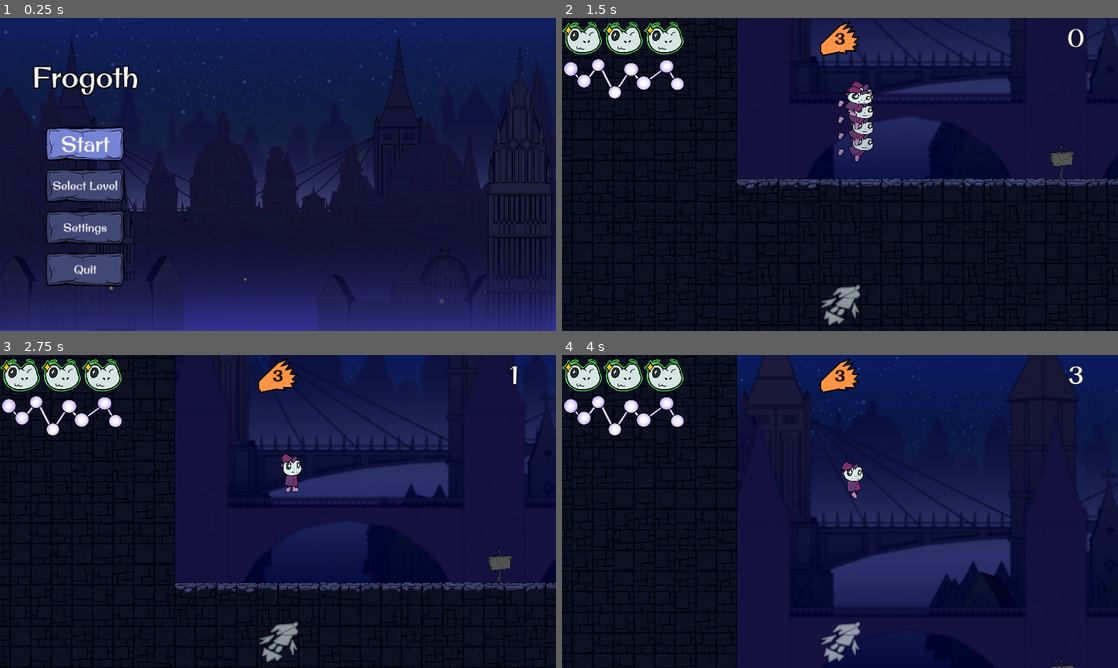
Above: before the commit, frames 1-4 (two rows, left to right).
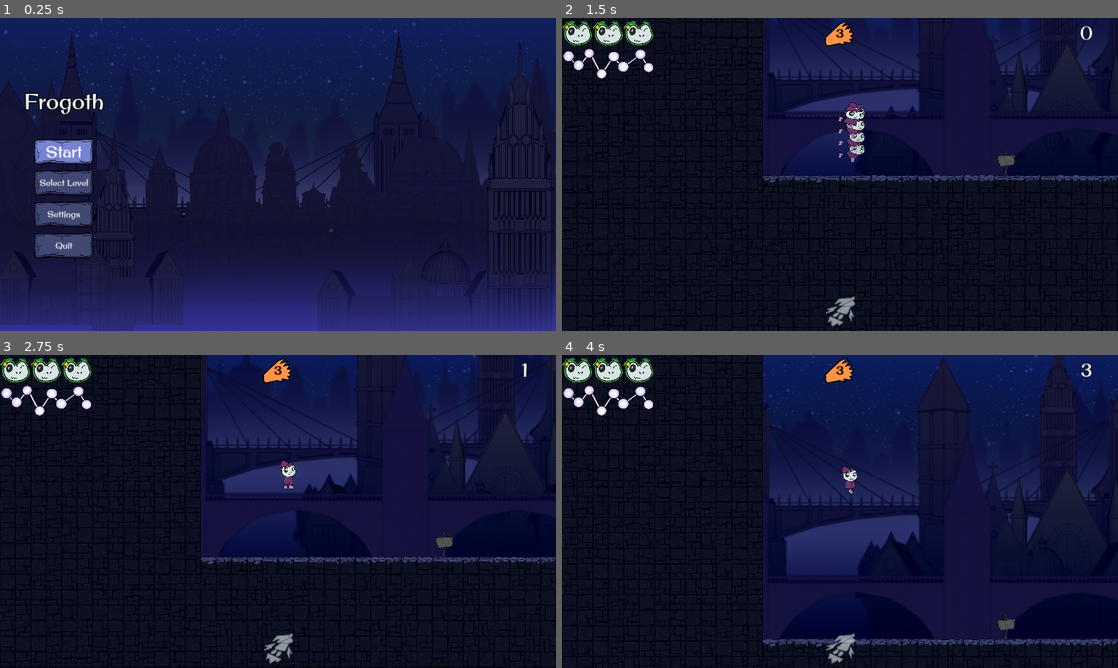
Above: after the commit, the same moments.

Repository: DerBrotDoktor/Frogoth
Game: Godot game, scene res://scenes/main/main.tscn
Same seed, same stepped clock (60 frames per second), same inputs: the game is played once before the commit and once after it.
Inputs:
- Up to frame 1 (0.25 s): no input
- Up to frame 2 (1.5 s): click "Start" at 0.5 s; hold W (up) from 1.28 s (still down); tap Shift (dash) at 1.35 s
- Up to frame 3 (2.75 s): keep holding W (up); tap Space (jump) at 1.52, 2.27 s; tap F (discrad_shape) at 2.1 s
- Up to frame 4 (4 s): keep holding W (up); tap Shift (dash) at 2.85 s; tap F (discrad_shape) at 3.6 s; tap Space (jump) at 3.77 s

The runs differ from the first frame. In frame 1, 9.3% of the frame differs, in the area x 0-100%, y 4-100%; in frame 2, 19%; in frame 3, 23%; in frame 4, 28%, in the area x 0-100%, y 0-100%.

Commit message:
Scaled down the screen to 75%.
--HG--
branch : GameplaySuggestionsLars

Diff:
--- a/project.godot
+++ b/project.godot
@@ -21,6 +21,7 @@
 window/size/viewport_height=1944
 window/size/mode=3
 window/stretch/mode="canvas_items"
+window/stretch/scale=0.75
 
 [input]
 
